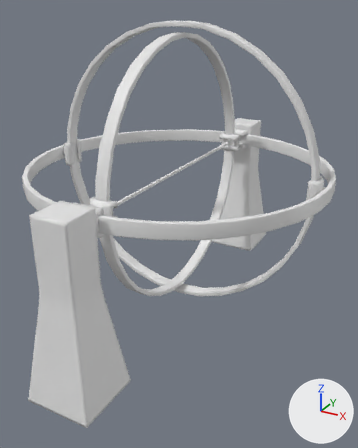
A saved change to the FBX model Assets/Art/Meshes/EulerGimbal.fbx.
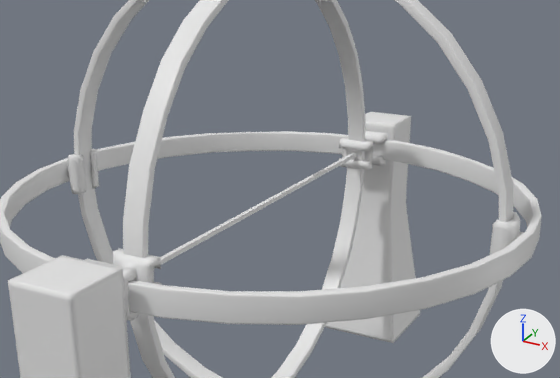
The first picture shows the older version from a 50 mm camera at (1.86, -3.39, 1.22) aimed at (0.08, -0.14, -0.41). The close-ups show both versions on the part from 7% to 97% of the width and 12% to 61% of the height of that picture; other places that the commit changed are outside them. The lights are fixed; the arrows at lower right show +X, +Y and +Z. Where no turn or scale is listed for an object, it has been applied to the vertices. Vertices at the same position are counted once.

In view in the first close-up: 'GimbalFrame', 'GimbalRail', 'GimbalRail.001', 'GimbalRail.002', 'GimbalRing', 'GimbalRing.001', 'GimbalRing.002', 'GimbalRod'.
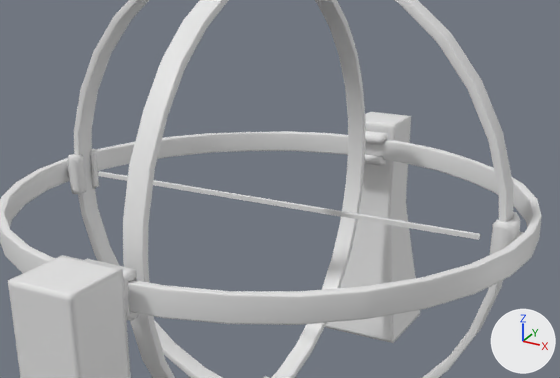
Pixel boxes (x1, y1, x2, y2) of what changed, in the close-ups (560 x 378 px):
'GimbalRod', reshaped (89% wider, 40% shorter)
    before: (154, 153, 356, 269)
    after: (98, 171, 481, 240)
'GimbalRail', turned (not visible afterwards)
    before: (113, 138, 373, 285)

Diff of the bpy script that builds the scene:
```diff
--- a/Assets/Art/Meshes/EulerGimbal.fbx.py
+++ b/Assets/Art/Meshes/EulerGimbal.fbx.py
@@ me_gimbalrod @@
 me_gimbalrod.from_pydata(...)  # 8 vertices, 6 faces; spans x -0.01..0.01, y -1.0..1.0, z -0.01..0.01
 # used by ob_gimbalrod; location = (0.0, 0.0, 0.0)
+# me_gimbalrod part 1: the whole mesh is multiplied about its middle by the matrix ((0.0, 1.0, 0.0), (0.0, 0.0, 1.0), (1.0, 0.0, 0.0))
@@ ob_gimbalrail @@
 ob_gimbalrail.location = (0.0, 0.0, 0.0)
-ob_gimbalrail.rotation_euler = (-1.571, 0.0, 0.0)  # degrees (-90, 0, 0)
+ob_gimbalrail.rotation_euler = (-3.142, 0.0, 1.571)  # degrees (-180, 0, 90)
 ob_gimbalrail.scale = (1.08, 1.08, 1.08)
```
